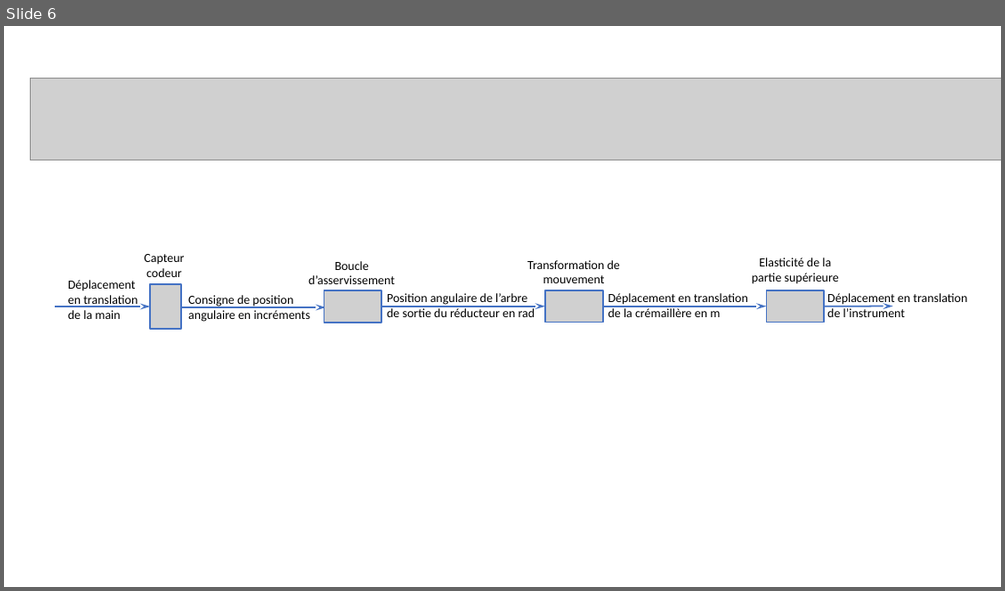
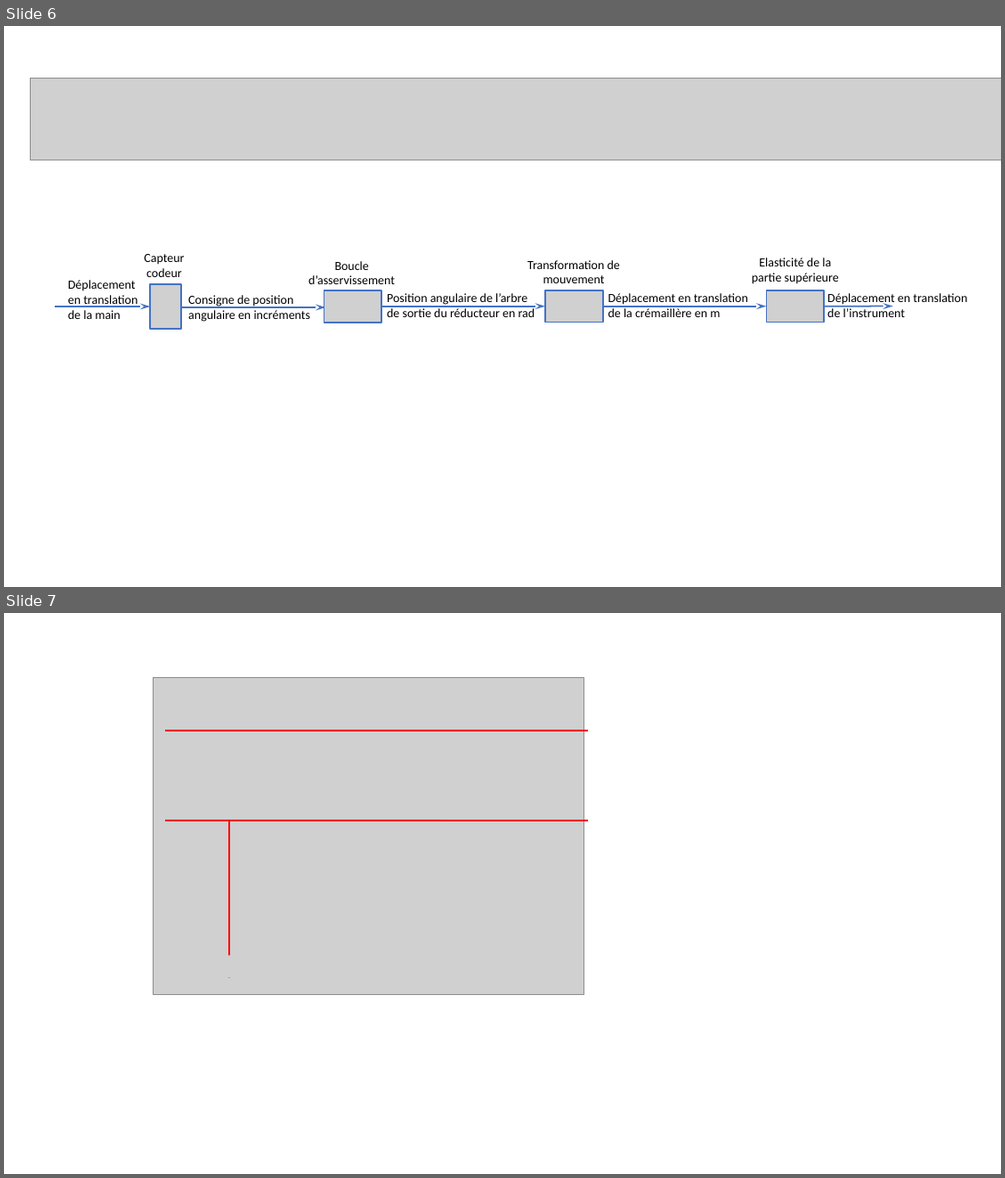
Before and after one commit to xpessoles/Cy_01_PSI_ModelisationLinNonLin, a slide deck: Revisions/Cy_01_TD_Synthese_01_Endoscope/images/figures.pptx. Shown one above the other, each under a label of ours: slide 6 before the commit, slides 6 and 7 after it. The pictures are 1005x591 and 1005x1178 pixels, drawn with LibreOffice and Linux fonts; fonts in the diff are those of the drawing; grey boxes stand for pictures. Boxes give left, top, right and bottom in pixels: in the first picture for what was removed or moved away, otherwise in the second. Text is boxed around its words. In the diff, an @@ line names an element or a change of style, - is before the commit and + after.

```diff
--- a/Revisions/Cy_01_TD_Synthese_01_Endoscope/images/figures.pptx
+++ b/Revisions/Cy_01_TD_Synthese_01_Endoscope/images/figures.pptx
@@ slide 7 added at (4, 613, 1001, 1174), background #FFFFFF @@
@@ picture added at (153, 677, 583, 995) @@
@@ picture added at (170, 702, 264, 727) @@
@@ line added from (165, 730) to (588, 730), #FF0000 1.5 pt @@
@@ picture added at (441, 795, 583, 819) @@
@@ line added from (165, 821) to (588, 821), #FF0000 1.5 pt @@
@@ line added from (229, 978) to (229, 821), #FF0000 1.5 pt @@
@@ picture added at (188, 955, 290, 977) @@
```
Also in this commit, not shown: 6 other files.
